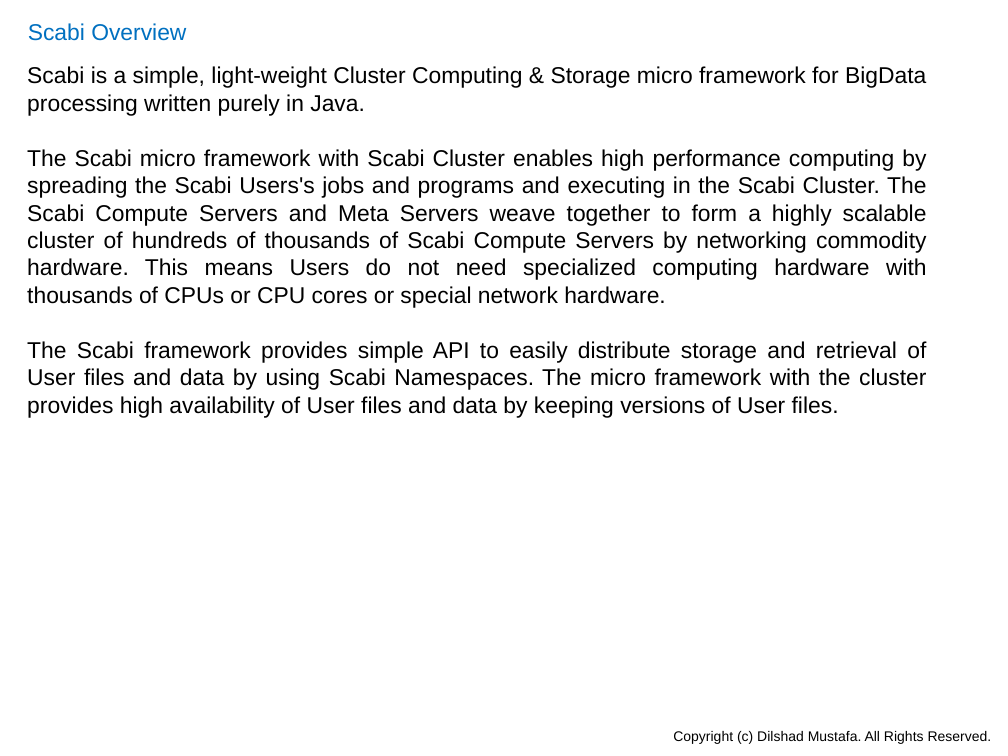
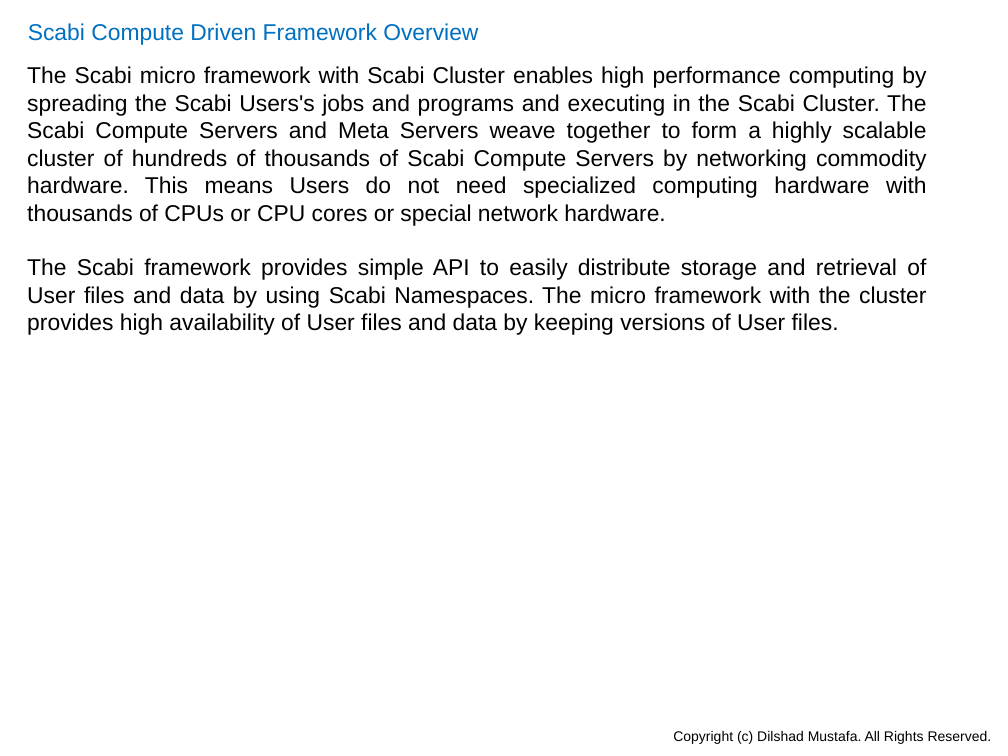
Before and after one commit to dilshadmustafa/scabi, a slide deck: slide 13 of Documentation/Scabi.pptx (slide 3 before the commit). Drawn at 1008x756 pixels with LibreOffice and Linux fonts; fonts in the diff are those of the drawing. Boxes give left, top, right and bottom in pixels: in the first picture for what was removed or moved away, otherwise in the second. Text is boxed around its words. In the diff, an @@ line names an element or a change of style, - is before the commit and + after.

```diff
--- a/Documentation/Scabi.pptx
+++ b/Documentation/Scabi.pptx
@@ text at box(28, 23, 478, 45): text changed @@
-Scabi Overview
+Scabi Compute Driven Framework Overview
@@ text at box(27, 66, 926, 116): paragraph removed @@
-Scabi is a simple, light-weight Cluster Computing & Storage micro framework for BigData processing written purely in Java.
```
Also in this commit, not shown: 13 other slides changed, 10 slides added, 3 slides removed.
